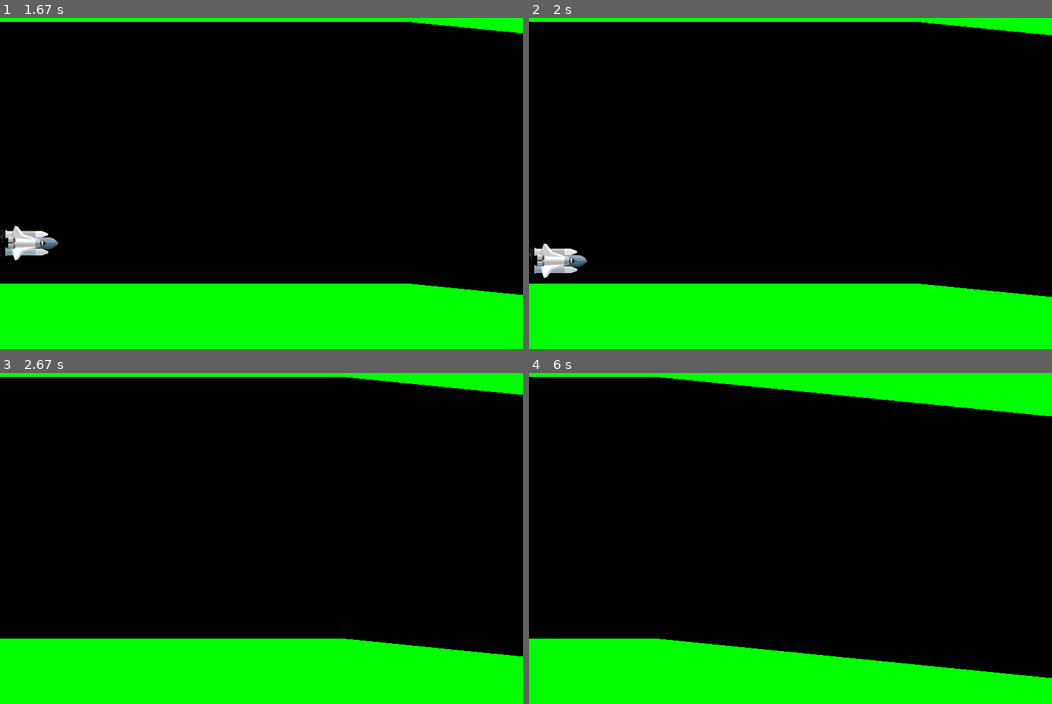
Above: before the commit, frames 1-4 (two rows, left to right).
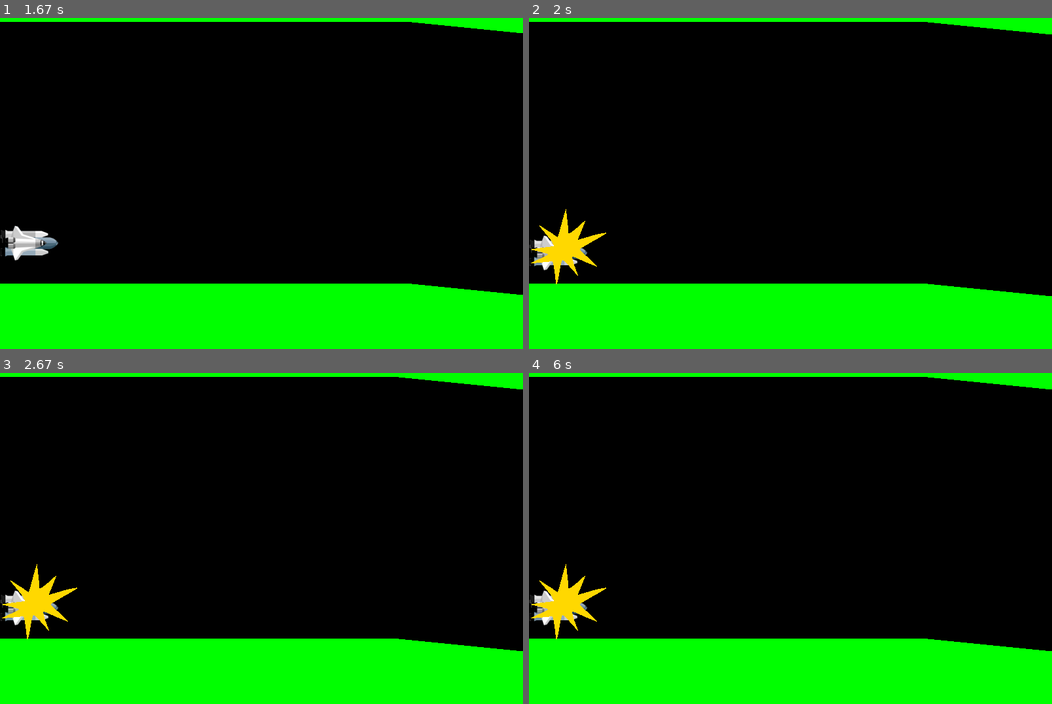
Above: after the commit, the same moments.

Repository: pipipik/py_game_01
Game: pygame game, started from game/cave.py
Same seed, same stepped clock (60 frames per second), same inputs: the game is played once before the commit and once after it.
Inputs:
- Up to frame 1 (1.67 s): tap Space at 0.33, 0.73, 1.23, 1.57 s
- Up to frame 2 (2 s): no input
- Up to frame 3 (2.67 s): no input
- Up to frame 4 (6 s): no input

Frame 1 is identical in both runs. In frame 2, 1.4% of the frame differs, in the area x 0-100%, y 1-85%; in frame 3, 2.1%; in frame 4, 9.3%, in the area x 0-100%, y 1-93%.

Commit message:
Collision_detection

Diff:
--- a/game/cave.py
+++ b/game/cave.py
@@ -20,6 +20,7 @@
   bang_image = pygame.image.load("bang.png") # gameover_image
   for xpos in range(walls): # x座標を10ずつずらしながら80個の矩形を作成
     holes.append(Rect(xpos * 10, 100, 10, 400)) # (x, y, width, height)
+  game_over = False # gameoverのフラグをFalseで初期化
 
   while True:
     is_space_down = False # ループを開始する都度、Falseで初期化
@@ -32,21 +33,28 @@
         if event.key == K_SPACE: # SPACEキー押下
           is_space_down = True # flag_on
 
-    # 自機を移動
-    # SPACEキー押下状態に応じて速度を-3(上昇)、+3(落下)変化させる
-    velocity += -3 if is_space_down else 3
-    ship_y += velocity
+    # game中の処理
+    if not game_over:
+      # 自機の移動
+      # SPACEキー押下状態に応じて速度を-3(上昇)、+3(落下)変化させる
+      velocity += -3 if is_space_down else 3
+      ship_y += velocity
 
-    # 洞窟をスクロール
-    edge = holes[-1].copy() # 右端の矩形ををコピーしてedgeに格納
-    test = edge.move(0, slope) # .move(x, y)->Rect y軸方向にslope移動
-    if test.top <= 0 or test.bottom >= 600: # test(Rectオブジェクト)が天井、床に衝突したら
-      slope = randint(1, 6) * (-1 if slope > 0 else 1) # 傾きを変更
-      edge.inflate_ip(0, -20) # .inflate(x, y)->Rect y軸方向のサイズを-20縮小
-    edge.move_ip(10, slope) # .move_ip(x, y) x軸方向に10, y軸方向にslope移動
-    holes.append(edge) # 右端に追加
-    del holes[0] # 左端を削除
-    holes = [x.move(-10, 0) for x in holes] # .move(x, y) 全体を左へ10移動
+      # 洞窟のスクロール
+      edge = holes[-1].copy() # 右端の矩形ををコピーしてedgeに格納
+      test = edge.move(0, slope) # .move(x, y)->Rect y軸方向にslope移動
+      if test.top <= 0 or test.bottom >= 600: # test(Rectオブジェクト)が天井、床に衝突したら
+        slope = randint(1, 6) * (-1 if slope > 0 else 1) # 傾きを変更
+        edge.inflate_ip(0, -20) # .inflate(x, y)->Rect y軸方向のサイズを-20縮小
+      edge.move_ip(10, slope) # .move_ip(x, y) x軸方向に10, y軸方向にslope移動
+      holes.append(edge) # 右端に追加
+      del holes[0] # 左端を削除
+      holes = [x.move(-10, 0) for x in holes] # .move(x, y) 全体を左へ10移動
+
+      # 衝突判定
+      # 左端の矩形のtopとbottomの範囲に収まっているか
+      if holes[0].top > ship_y or holes[0].bottom < ship_y + 80:
+        game_over = True
 
     # 描画
     SURFACE.fill((0, 255, 0)) # ウィンドウを緑色(R,G,B)に塗りつぶす
@@ -54,6 +62,9 @@
       pygame.draw.rect(SURFACE, (0, 0, 0), hole)
     SURFACE.blit(ship_image, (0, ship_y)) # 自機を描画
 
+    if game_over:
+      SURFACE.blit(bang_image, (0, ship_y-40))
+
     pygame.display.update() # プログラム中に描画した内容を画面に反映
     FPSCLOCK.tick(10) # 1秒間に10回ループが実行
 
